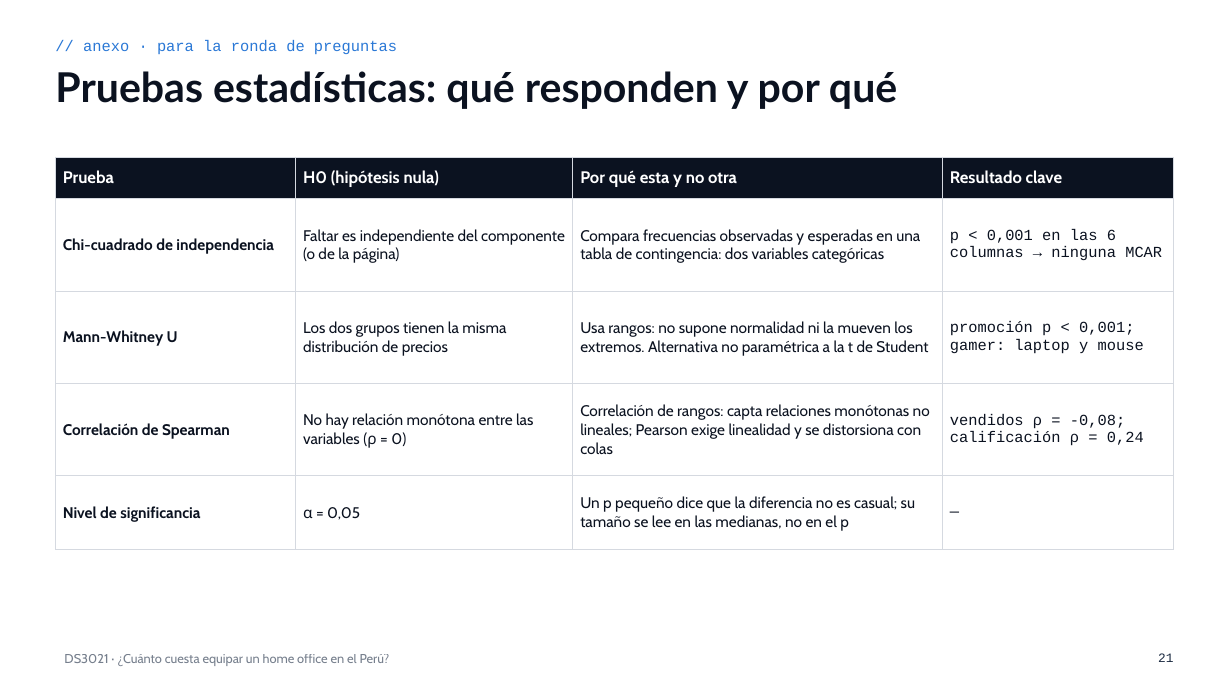
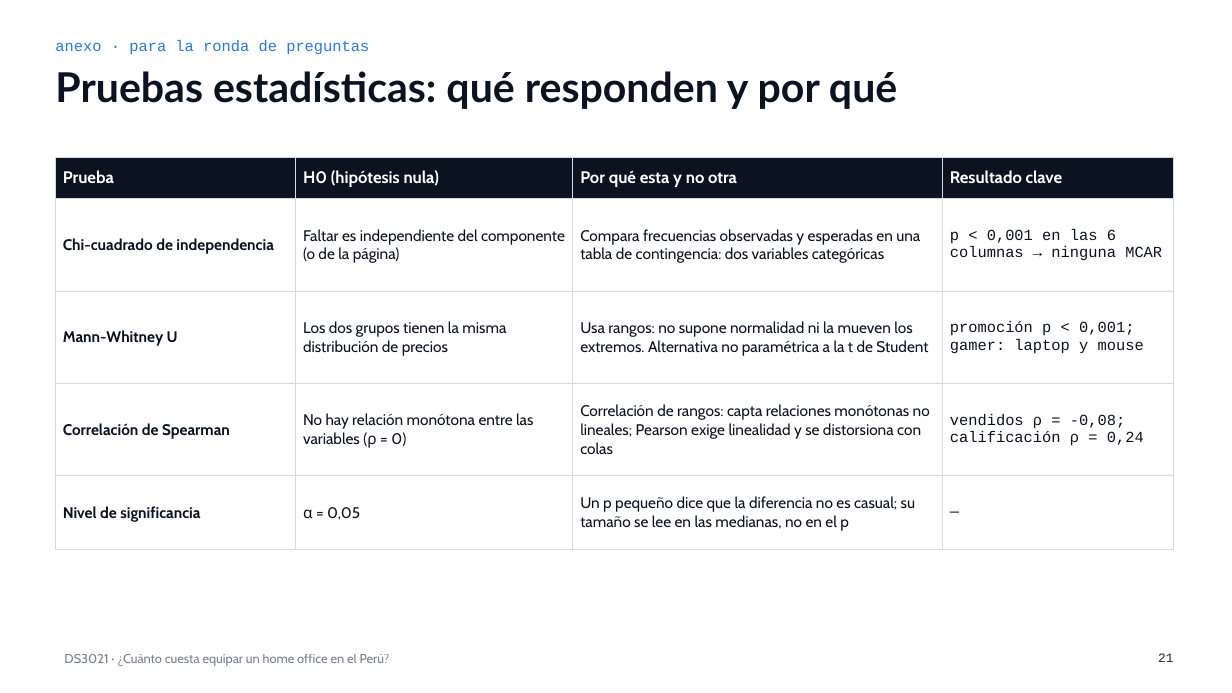
Before and after one commit to josueroc/proyectoacd_mercadolibre, a slide deck: slide 21 of docs/parte_2/presentacion/Presentacion_Parte_II_DS3021.pptx. Drawn at 1232x693 pixels with LibreOffice and Linux fonts; fonts in the diff are those of the drawing. Boxes give left, top, right and bottom in pixels: in the first picture for what was removed or moved away, otherwise in the second. Text is boxed around its words. In the diff, an @@ line names an element or a change of style, - is before the commit and + after.

```diff
--- a/docs/parte_2/presentacion/Presentacion_Parte_II_DS3021.pptx
+++ b/docs/parte_2/presentacion/Presentacion_Parte_II_DS3021.pptx
@@ text at box(55, 40, 369, 55): text changed @@
-// anexo · para la ronda de preguntas
+anexo · para la ronda de preguntas
```
Also in this commit, not shown: 21 other slides changed, 1 other file.
